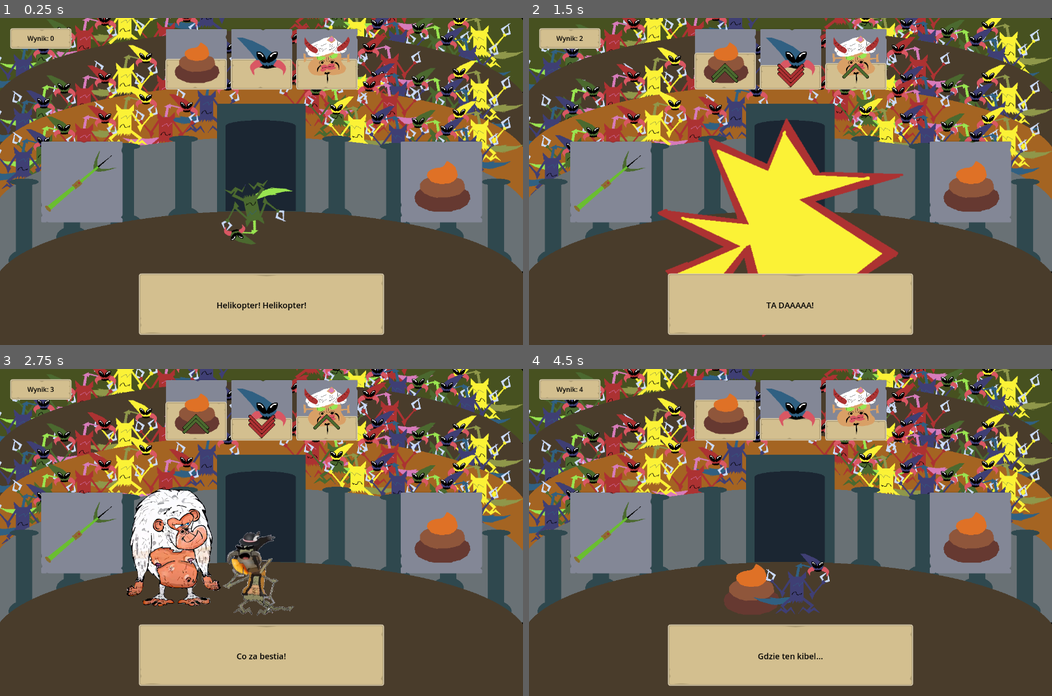
Above: before the commit, frames 1-4 (two rows, left to right).
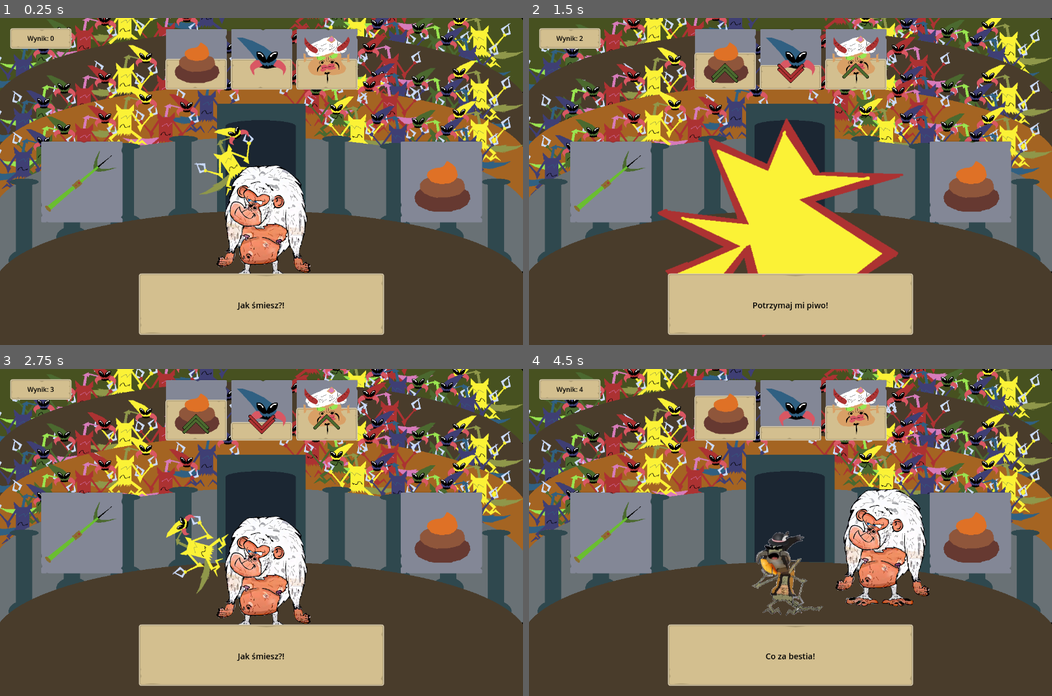
Above: after the commit, the same moments.

Repository: P1X-in/space-tricks
Game: Godot game, scene res://scenes/main.tscn
The game is run twice, just before and just after one commit, with the same random seed, the same clock (stepped at 60 frames per second) and the same inputs.
Inputs (mouse positions are in pixels of both pictures, inside the frame that each line leads up to):
- Up to frame 1 (0.25 s): no input
- Up to frame 2 (1.5 s): click (612, 181) at 0.5 s; click (612, 181) at 1.25 s
- Up to frame 3 (2.75 s): click (83, 532) at 2 s
- Up to frame 4 (4.5 s): tap Enter at 2.75 s; move the mouse to (905, 516) at 2.77 s; tap F at 2.85, 3.6, 4.35 s; move the mouse to (685, 548) at 3.52 s; move the mouse to (842, 460) at 4.27 s

The runs differ from the first frame. In frame 1, 5.1% of the frame differs, in the area x 37-60%, y 33-90%; in frame 2, 0.3%; in frame 3, 9.2%, in the area x 24-69%, y 9-90%; in frame 4, 7.8%.

Commit message:
Hipnoza

Diff:
--- /dev/null
+++ b/scenes/tricks/hipnoza.tscn
@@ -0,0 +1,72 @@
+[gd_scene load_steps=7 format=3 uid="uid://bhy3lerqgwtby"]
+
+[ext_resource type="PackedScene" uid="uid://b62avp2rlxbi" path="res://scenes/tricks/trick.tscn" id="1_a8xk4"]
+[ext_resource type="Texture2D" uid="uid://bii8bt12icid5" path="res://assets/gfx/aliens/alien2.png" id="2_qago7"]
+[ext_resource type="Texture2D" uid="uid://jxx8v3wacrdk" path="res://assets/gfx/aliens/alien2h.png" id="3_oh1nu"]
+
+[sub_resource type="Animation" id="Animation_nbqyd"]
+resource_name = "trick"
+length = 2.0
+loop_mode = 1
+tracks/0/type = "value"
+tracks/0/imported = false
+tracks/0/enabled = true
+tracks/0/path = NodePath("pivot:rotation")
+tracks/0/interp = 1
+tracks/0/loop_wrap = true
+tracks/0/keys = {
+"times": PackedFloat32Array(0, 2),
+"transitions": PackedFloat32Array(1, 1),
+"update": 0,
+"values": [2.0944, 4.53786]
+}
+
+[sub_resource type="Animation" id="Animation_vfvnp"]
+length = 0.001
+tracks/0/type = "value"
+tracks/0/imported = false
+tracks/0/enabled = true
+tracks/0/path = NodePath("pivot:rotation")
+tracks/0/interp = 1
+tracks/0/loop_wrap = true
+tracks/0/keys = {
+"times": PackedFloat32Array(0),
+"transitions": PackedFloat32Array(1),
+"update": 0,
+"values": [2.0944]
+}
+
+[sub_resource type="AnimationLibrary" id="AnimationLibrary_0yyya"]
+_data = {
+"RESET": SubResource("Animation_vfvnp"),
+"trick": SubResource("Animation_nbqyd")
+}
+
+[node name="Hipnoza" instance=ExtResource("1_a8xk4")]
+gold_outcome = {
+"boredom": -1,
+"gold": -3,
+"happiness": 3
+}
+kill_outcome = {
+"boredom": 1,
+"gold": 1,
+"happiness": -2
+}
+messages = ["HIPNOZA!", "Mój łeb..."]
+
+[node name="animations" type="AnimationPlayer" parent="." index="0"]
+libraries = {
+"": SubResource("AnimationLibrary_0yyya")
+}
+
+[node name="Sprite2D" type="Sprite2D" parent="." index="1"]
+texture = ExtResource("2_qago7")
+
+[node name="pivot" type="Node2D" parent="." index="2"]
+position = Vector2(20, 20)
+rotation = 2.0944
+
+[node name="Sprite2D" type="Sprite2D" parent="pivot" index="0"]
+position = Vector2(-20, -15)
+texture = ExtResource("3_oh1nu")
--- a/scenes/tricks/tricks.gd
+++ b/scenes/tricks/tricks.gd
@@ -5,7 +5,8 @@
 	preload("res://scenes/tricks/bahleda.tscn").instantiate(),
 	preload("res://scenes/tricks/helicopter.tscn").instantiate(),
 	preload("res://scenes/tricks/loki.tscn").instantiate(),
-	preload("res://scenes/tricks/poo.tscn").instantiate()
+	preload("res://scenes/tricks/poo.tscn").instantiate(),
+	preload("res://scenes/tricks/hipnoza.tscn").instantiate()
 ]
 
 func get_random_trick() -> Node2D:
Binary file added: assets/gfx/aliens/alien2.ase
Binary file added: assets/gfx/aliens/alien2.png
Not shown, added: assets/gfx/aliens/alien2.png.import
Binary file added: assets/gfx/aliens/alien2h.png
Not shown, added: assets/gfx/aliens/alien2h.png.import
Not shown, added: assets/gfx/aliens/speaker_01.png.import
Not shown, added: assets/gfx/aliens/speaker_02.png.import
Not shown, added: assets/gfx/aliens/speaker_03.png.import
Not shown, added: assets/gfx/aliens/tekno_01.png.import
Not shown, added: assets/gfx/aliens/tekno_02.png.import
Not shown, added: assets/gfx/aliens/tekno_03.png.import
Not shown, added: assets/gfx/aliens/tekno_04.png.import
